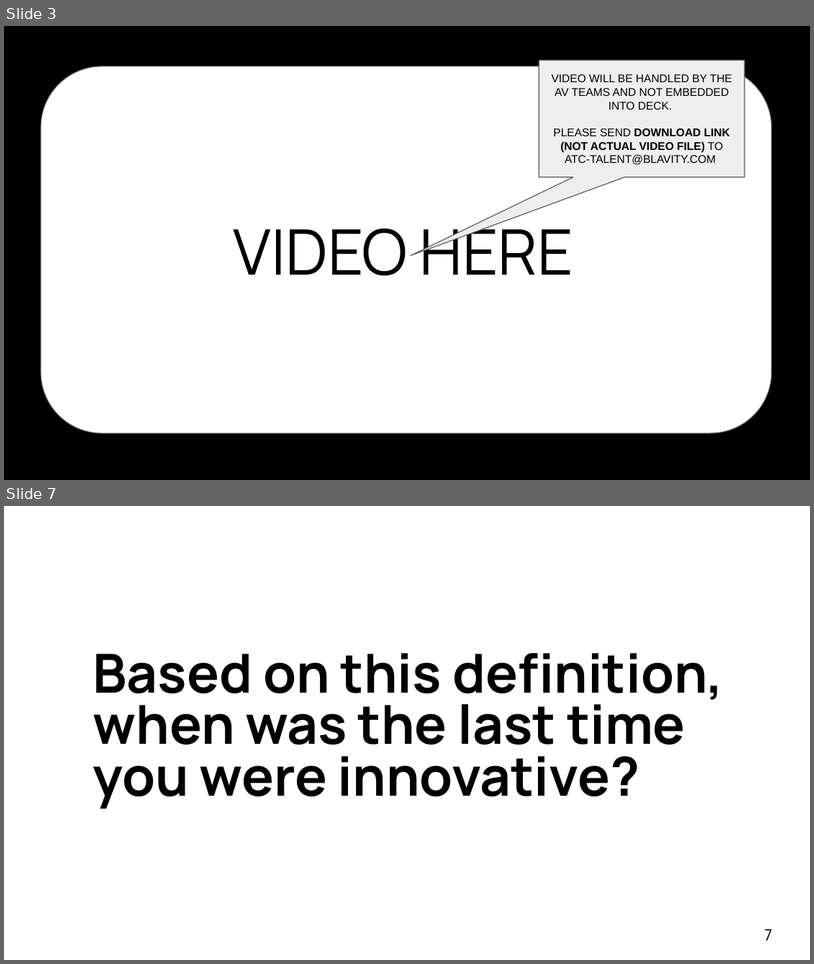
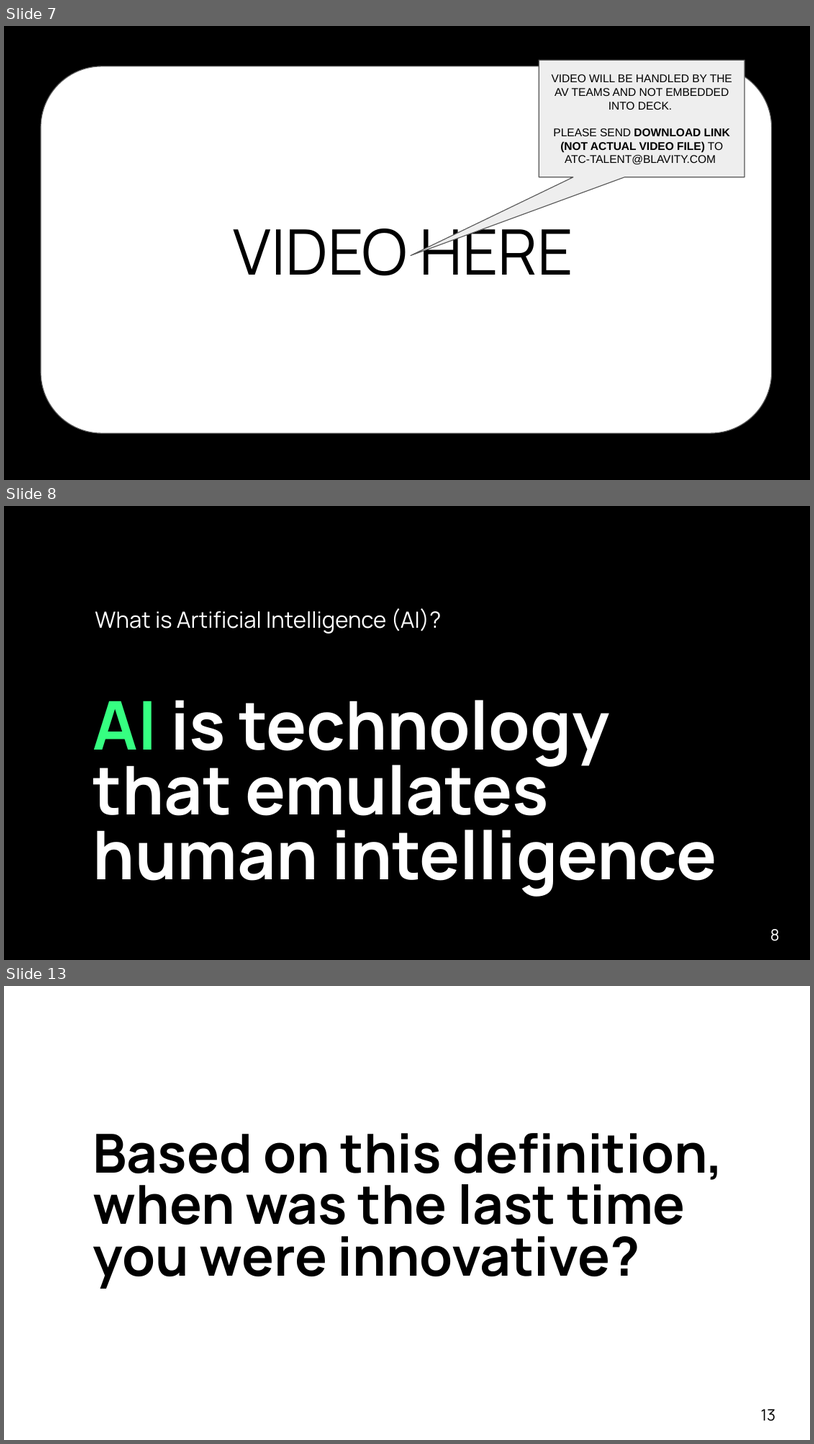
Before and after one commit to ggreen/real-time-AI-ML-event-streaming, a slide deck: docs/conferences/afrotech-realtime-ai-2024.pptx. Shown one above the other, each under a label of ours: slides 3 and 7 before the commit, slides 7, 8 and 13 after it; the slides between them are not shown. The pictures are 814x964 and 814x1444 pixels, drawn with LibreOffice and Linux fonts; fonts in the diff are those of the drawing; background and template pictures are left out. Boxes give left, top, right and bottom in pixels: in the first picture for what was removed or moved away, otherwise in the second. Text is boxed around its words. In the diff, an @@ line names an element or a change of style, - is before the commit and + after.

```diff
--- a/docs/conferences/afrotech-realtime-ai-2024.pptx
+++ b/docs/conferences/afrotech-realtime-ai-2024.pptx
@@ slide 8 added at [4,506,810,960], background #000000 @@
@@ text added at [95,608,442,633], 20 pt, text #FFFFFF @@
+What is Artificial Intelligence (AI)?
@@ text added at [93,700,717,896], 60 pt, text #FFFFFF, bold @@
+AI is technology that emulates human intelligence
@@ page number added at [771,929,780,941], 14 pt, text #FFFFFF @@
+8
@@ what was slide 3 is now slide 7 @@
@@ what was slide 7 is now slide 13 @@
@@ page number at [761,1409,777,1421]: text changed @@
-7
+13
```
Also in this commit, not shown: 8 other slides added, 3 slides removed.
